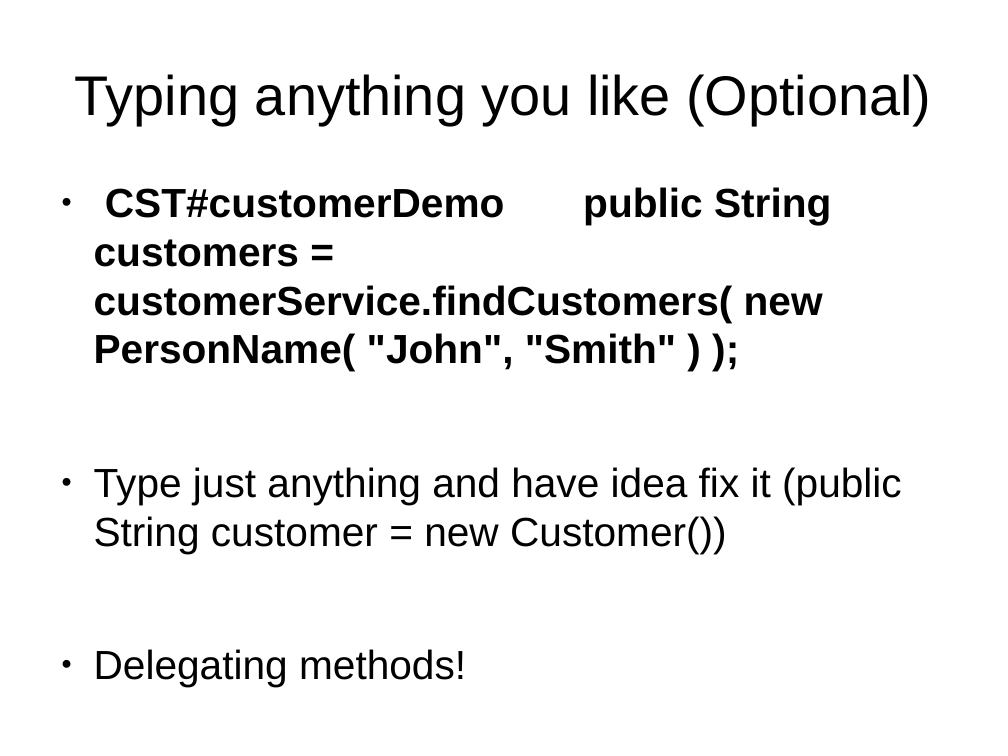
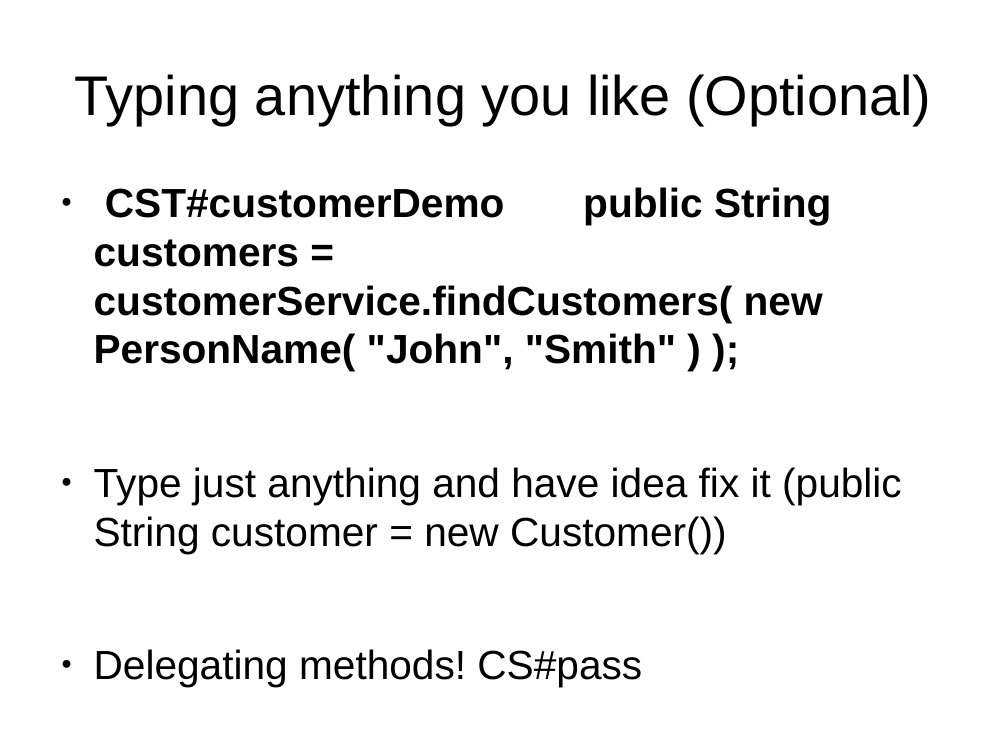
Before and after one commit to krosenvold/jz11, a slide deck: slide 12 of Jz11.odp. Drawn at 1008x756 pixels with LibreOffice and Linux fonts; fonts in the diff are those of the drawing. Boxes give left, top, right and bottom in pixels: in the first picture for what was removed or moved away, otherwise in the second. Text is boxed around its words. In the diff, an @@ line names an element or a change of style, - is before the commit and + after.

```diff
--- a/Jz11.odp
+++ b/Jz11.odp
@@ text at [94,649,642,687]: text changed @@
-● Delegating methods!
+● Delegating methods! CS#pass
```
Also in this commit, not shown: 2 other slides changed.
